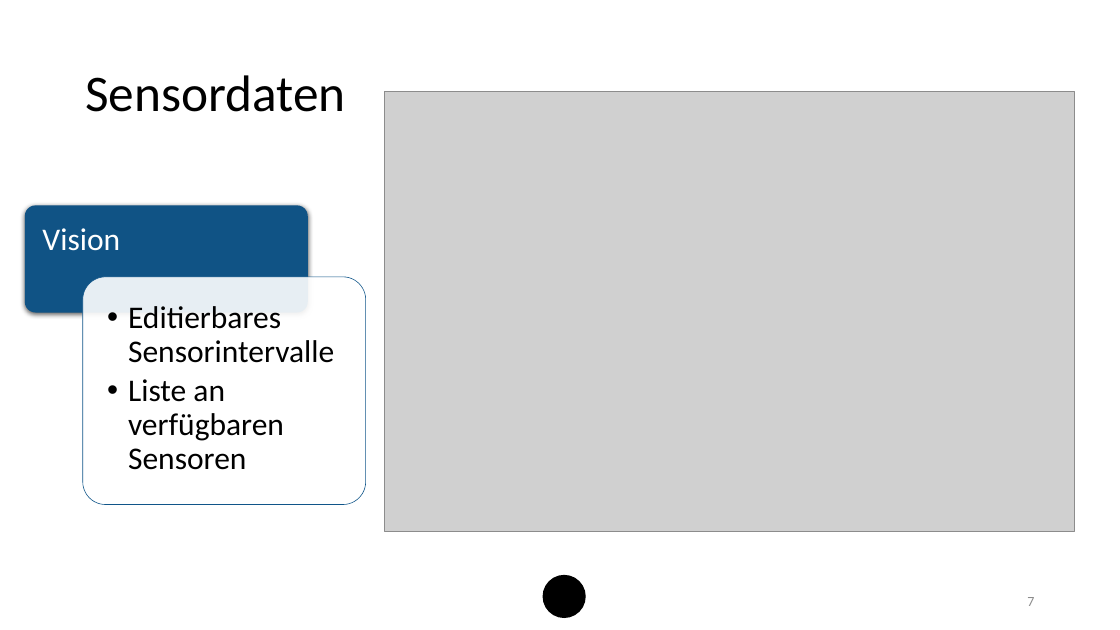
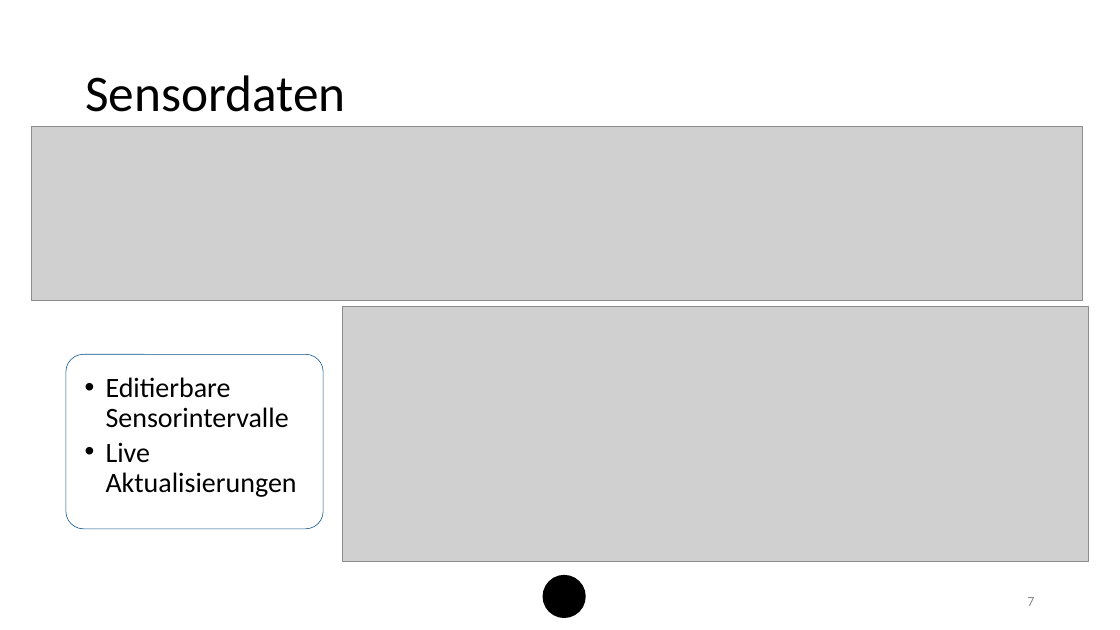
Before and after one commit to benjamin-leiding/FarmInsight-Dashboard-Backend, a slide deck: slide 7 of SmartFarm Insights.pptx. Drawn at 1120x630 pixels with LibreOffice and Linux fonts; fonts in the diff are those of the drawing; grey boxes stand for pictures. Boxes give left, top, right and bottom in pixels: in the first picture for what was removed or moved away, otherwise in the second. Text is boxed around its words. In the diff, an @@ line names an element or a change of style, - is before the commit and + after.

Commit message:
2. Präsentation V5

```diff
--- a/SmartFarm Insights.pptx
+++ b/SmartFarm Insights.pptx
@@ picture removed at (x1=385, y1=92, x2=1075, y2=531) @@
@@ picture added at (x1=31, y1=126, x2=1082, y2=301) @@
@@ rounded rectangle removed at (x1=25, y1=206, x2=308, y2=313) @@
@@ text removed at (x1=42, y1=228, x2=120, y2=251) @@
-Vision
@@ text removed at (x1=128, y1=306, x2=334, y2=470) @@
-  • Editierbares Sensorintervalle
-  • Liste an verfügbaren Sensoren
@@ picture added at (x1=343, y1=307, x2=1089, y2=561) @@
@@ rounded rectangle resized from (x1=83, y1=277, x2=366, y2=505) to (x1=66, y1=355, x2=323, y2=529) @@
@@ text added at (x1=106, y1=377, x2=297, y2=497), 24 pt, text #000000 @@
+  • Editierbare Sensorintervalle
+  • Live Aktualisierungen
```
Also in this commit, not shown: 5 other slides changed.
